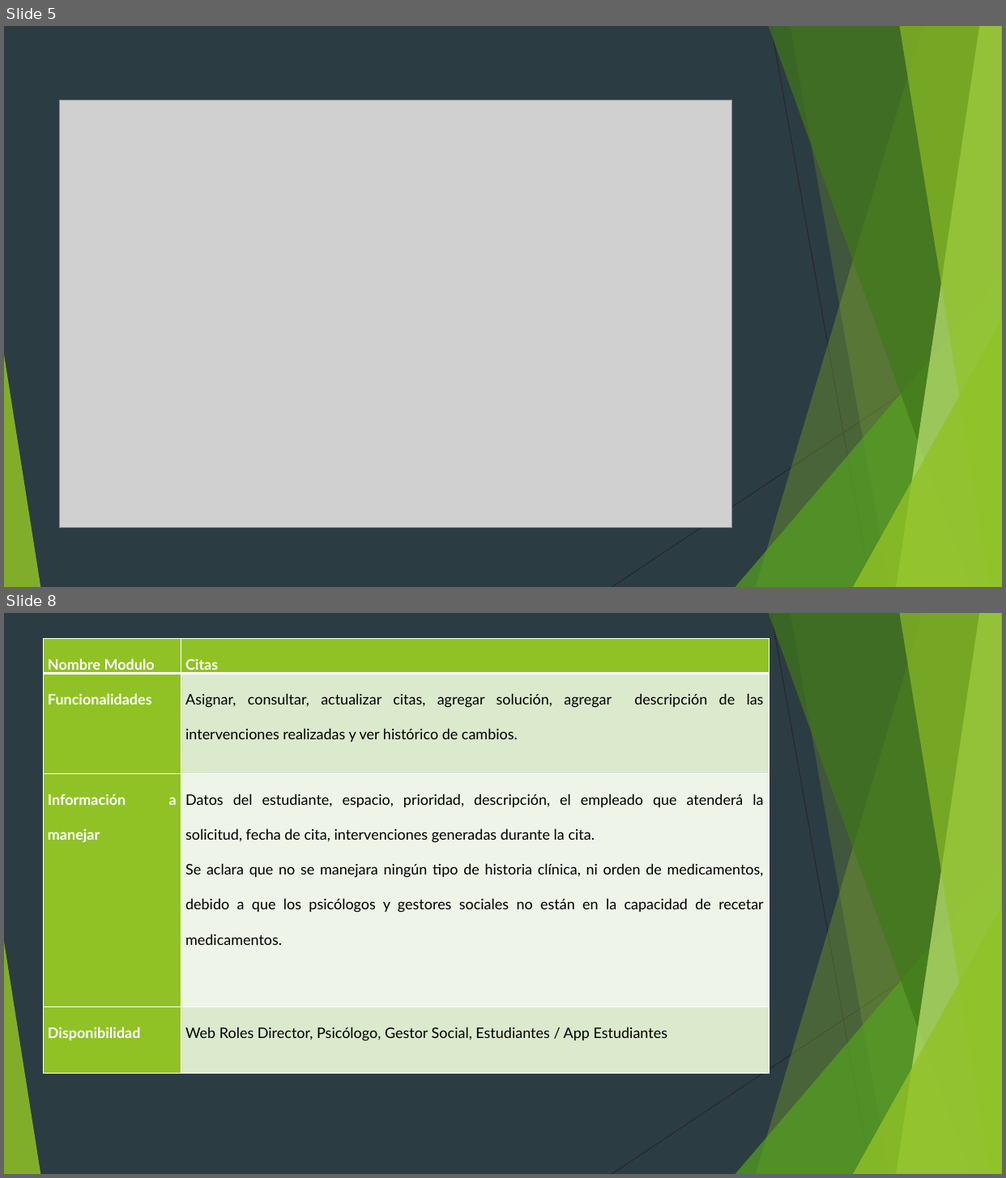
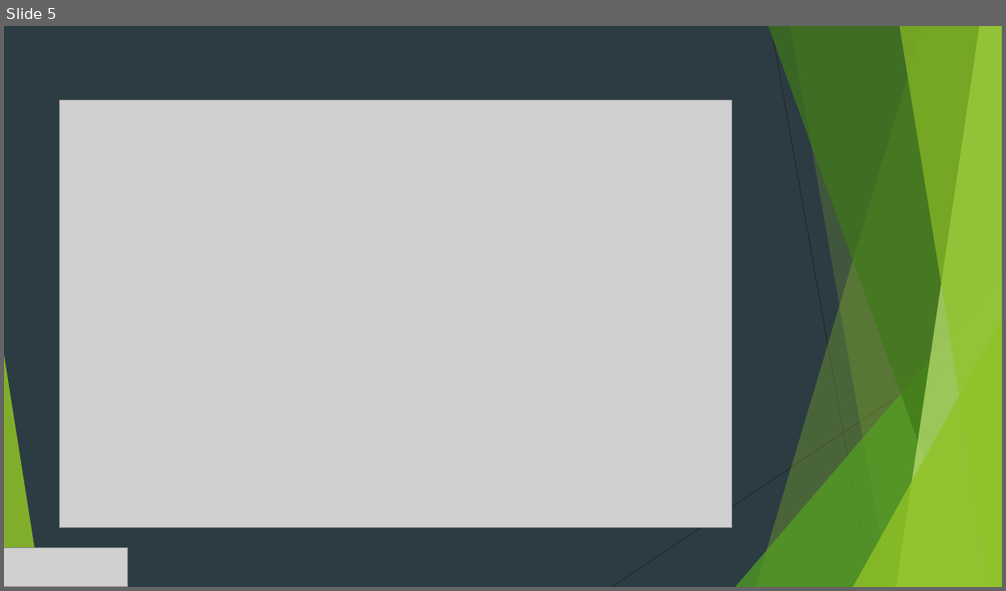
Before and after one commit to JefersonGuevara/Cru_Portal, a slide deck: Documentacion/SISTEMA DE INFORMACIÓN PARA LA GESTIÓN DE ADMISIONES.pptx. Shown one above the other, each under a label of ours: slides 5 and 8 before the commit, slide 5 after it; the slides between them are not shown. The pictures are 1006x1178 and 1006x591 pixels, drawn with LibreOffice and Linux fonts; fonts in the diff are those of the drawing; grey boxes stand for pictures. Boxes give left, top, right and bottom in pixels: in the first picture for what was removed or moved away, otherwise in the second. Text is boxed around its words. In the diff, an @@ line names an element or a change of style, - is before the commit and + after.

Commit message:
Actualizacion de Documentacion
Se realiza actualizacion del anteproyecto e acuerdo los items planteados.
Se agregan licencias de los ide trabajados

```diff
--- a/Documentacion/SISTEMA DE INFORMACIÓN PARA LA GESTIÓN DE ADMISIONES.pptx
+++ b/Documentacion/SISTEMA DE INFORMACIÓN PARA LA GESTIÓN DE ADMISIONES.pptx
@@ slide 8 removed at <box>4,613,1002,1174</box>, background #2C3C43; not listed: 10 template elements that a slide beside it also shows @@
@@ table removed at <box>43,638,769,1074</box>, 4 rows, 2 columns @@
-Nombre Modulo | Citas
-Funcionalidades | Asignar, consultar, actualizar citas, agregar solución, agregar descripción de las intervenciones realizadas y ver histórico de cambios.
-Información a manejar | Datos del estudiante, espacio, prioridad, descripción, el empleado que atenderá la solicitud, fecha de cita, intervenciones generadas durante la cita. / Se aclara que no se manejara ningún tipo de historia clínica, ni orden de medicamentos, debido a que los psicólogos y gestores sociales no están en la capacidad de recetar medicamentos.
-Disponibilidad | Web Roles Director, Psicólogo, Gestor Social, Estudiantes / App Estudiantes
@@ slide 5 changed as well @@
@@ picture added at <box>4,548,128,587</box> @@
```
Also in this commit, not shown: 11 other slides changed, 19 slides added, 7 other slides removed, 7 other files.
